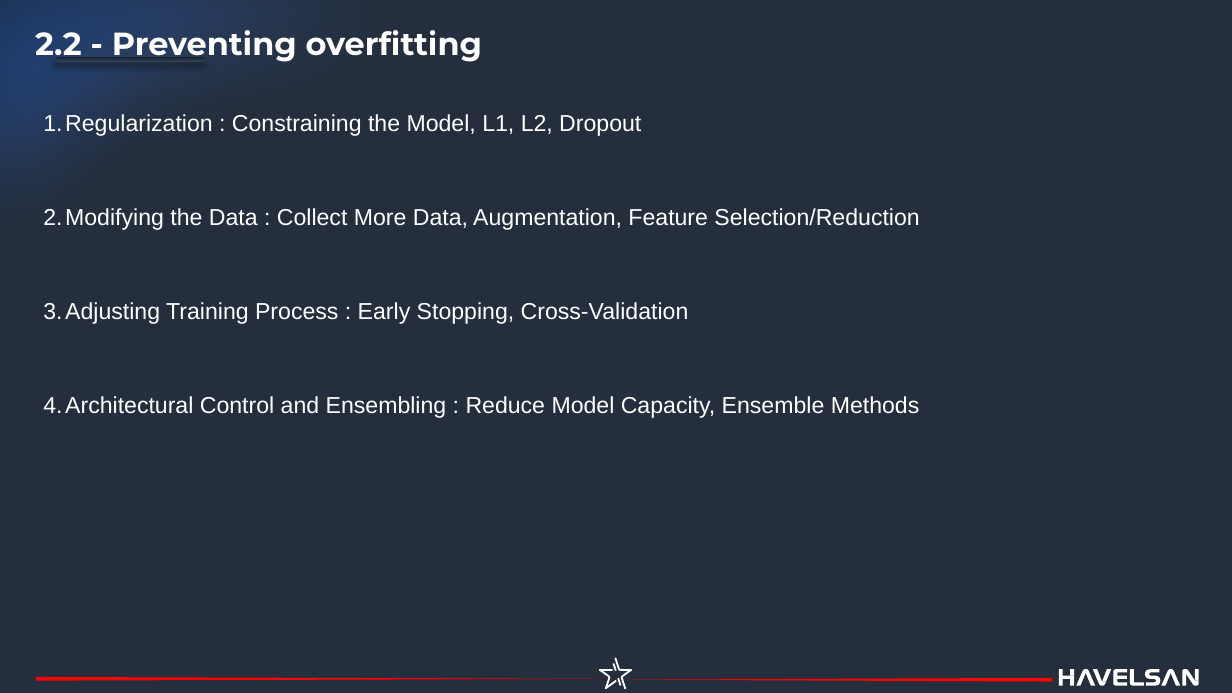
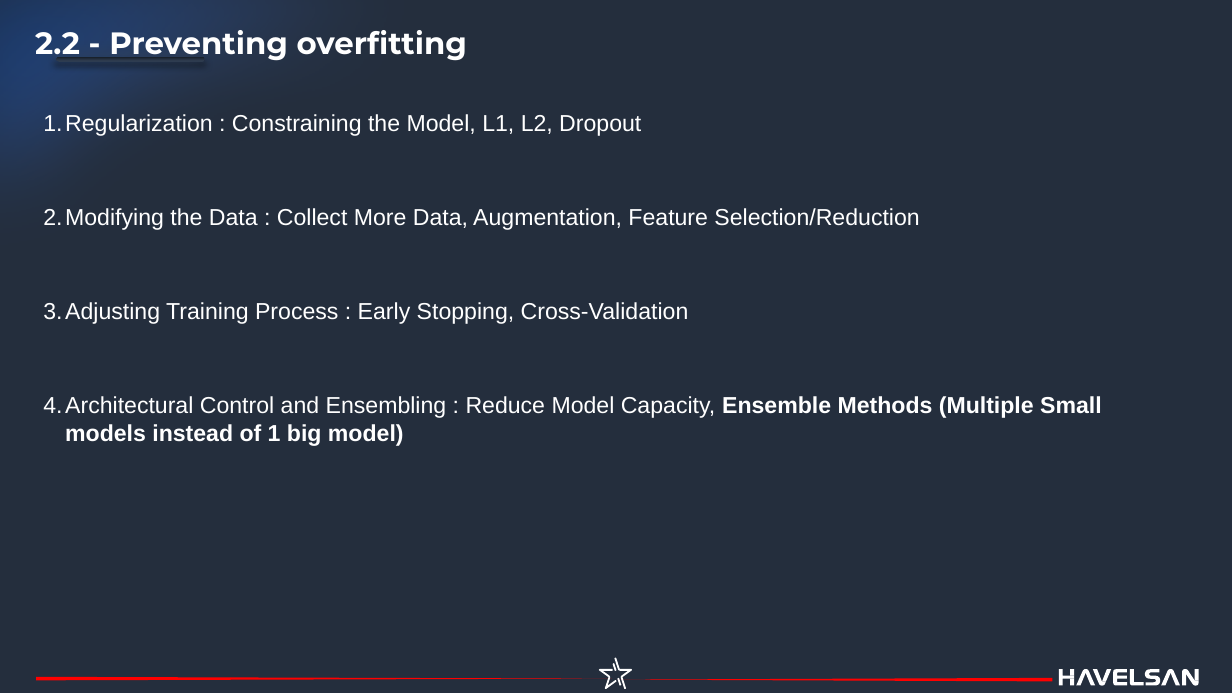
Before and after one commit to havelsan/YZ_EGITIM, a slide deck: slide 18 of presentations/01.Day_1_—_Core_AI_and_Machine_Learning_Foundations_Engineer-Oriented.pptx. Drawn at 1232x693 pixels with LibreOffice and Linux fonts; fonts in the diff are those of the drawing. Boxes give left, top, right and bottom in pixels: in the first picture for what was removed or moved away, otherwise in the second. Text is boxed around its words. In the diff, an @@ line names an element or a change of style, - is before the commit and + after.

```diff
--- a/presentations/01.Day_1_—_Core_AI_and_Machine_Learning_Foundations_Engineer-Oriented.pptx
+++ b/presentations/01.Day_1_—_Core_AI_and_Machine_Learning_Foundations_Engineer-Oriented.pptx
@@ text "2.2 - Preventing overfitting" at (35,30,467,61): size 24.9 to 24 pt @@
@@ outline redrawn in 5 elements at (0,0,1052,539), (36,677,613,681), (617,678,1053,682), (56,57,205,62), (56,57,205,62) @@
@@ text at (65,396,1102,446): text changed @@
-4. Architectural Control and Ensembling : Reduce Model Capacity, Ensemble Methods
+4. Architectural Control and Ensembling : Reduce Model Capacity, Ensemble Methods (Multiple Small models instead of 1 big model)
```
Also in this commit, not shown: 25 other slides changed, 5 slides added, 2 slides removed, 4 other files.
